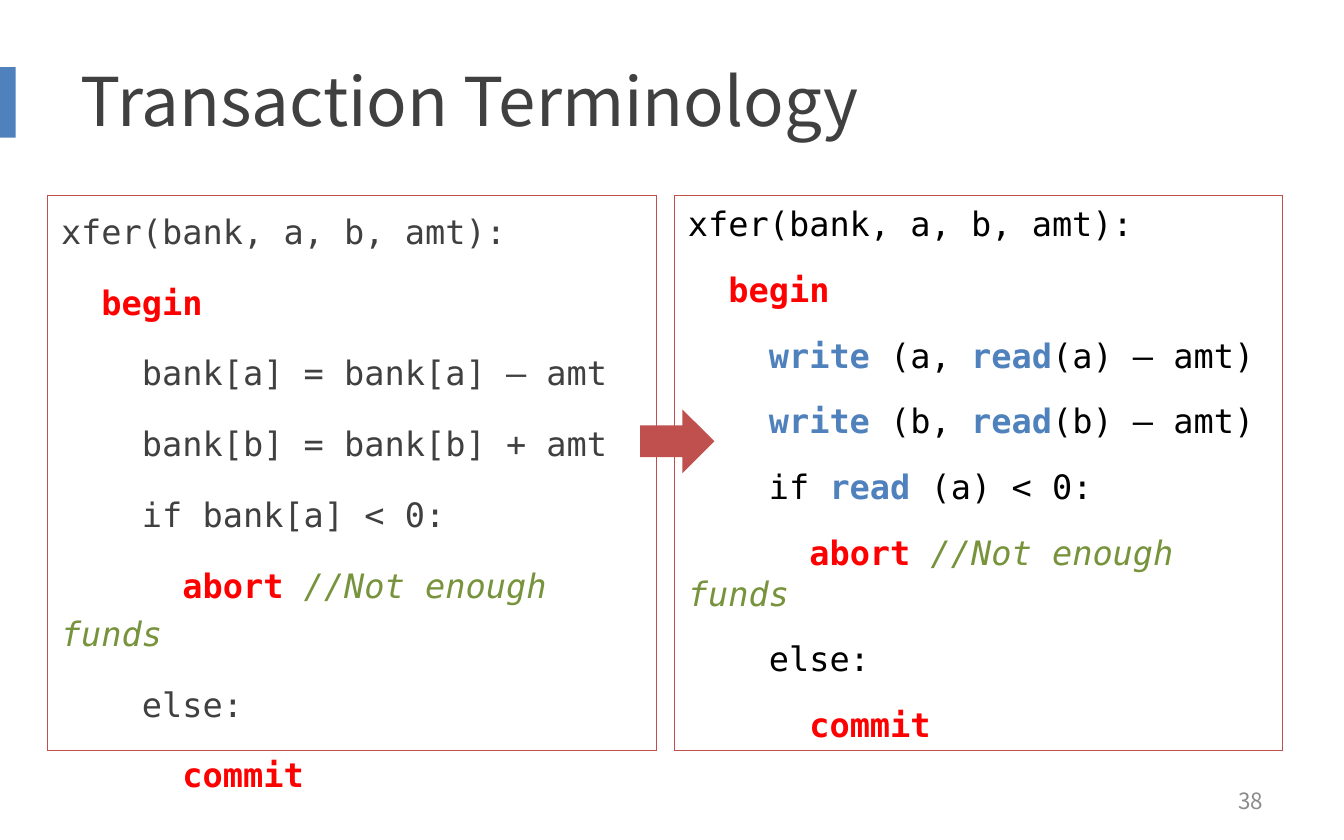
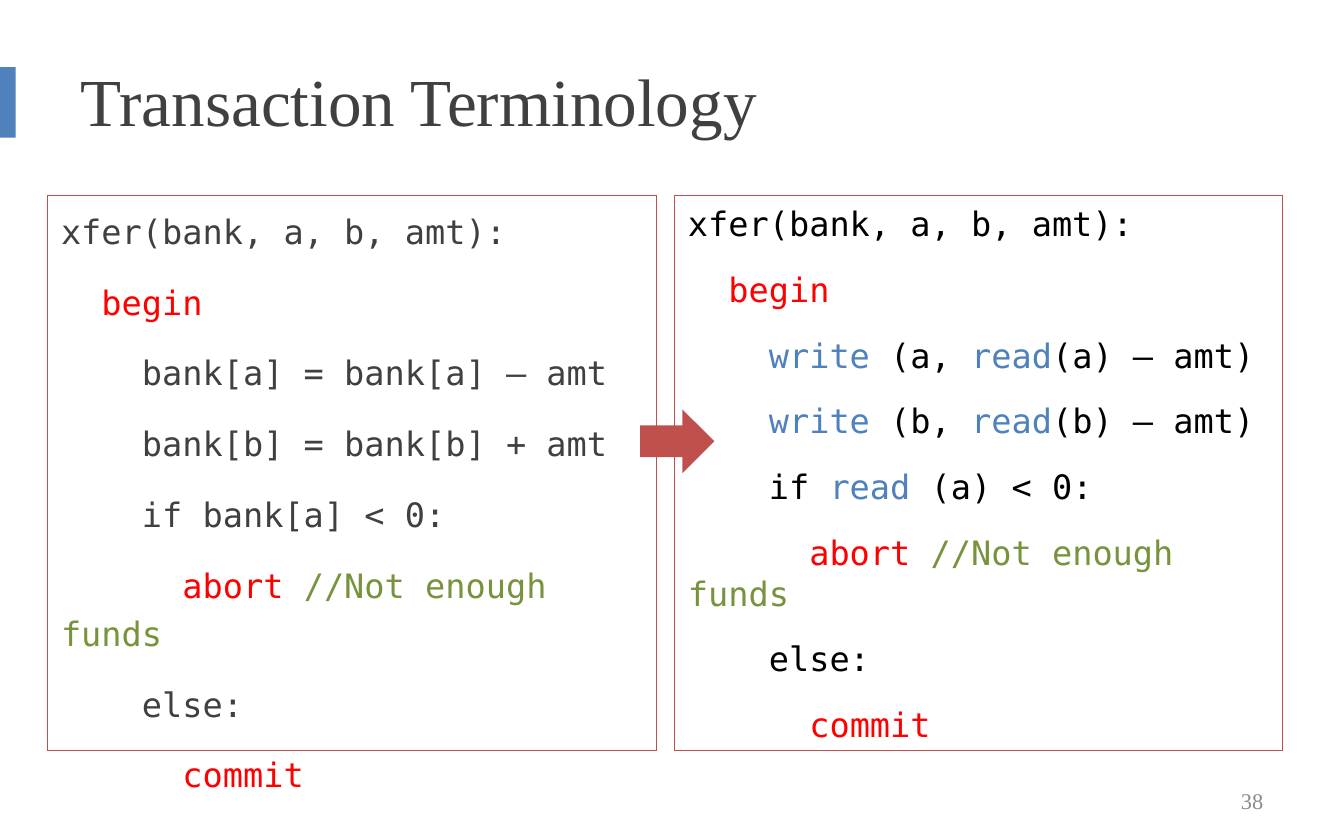
Before and after one commit to yepengpeng-1/2019-2020-autumn-semester, a slide deck: slide 38 of SE-227/slides/CSE-14.pptx. Drawn at 1344x840 pixels with LibreOffice and Linux fonts; fonts in the diff are those of the drawing. Boxes give left, top, right and bottom in pixels: in the first picture for what was removed or moved away, otherwise in the second. Text is boxed around its words. In the diff, an @@ line names an element or a change of style, - is before the commit and + after.

Commit message:
[update] Baskerville Font

```diff
--- a/SE-227/slides/CSE-14.pptx
+++ b/SE-227/slides/CSE-14.pptx
@@ title "Transaction Terminology" at (81,79,757,139): font Noto Sans CJK SC to Times New Roman @@
@@ text at (61,289,546,647): bold off in "begin", "abort", "commit"; italic off in "//Not enough funds" @@
@@ text in rectangle at (688,276,1254,738): bold off in "begin", "write read(a)", "write read(b)", "read" and 2 more places; italic off in "//Not enough funds" @@
@@ page number at (1241,794,1263,809): font Noto Sans CJK SC to Times New Roman @@
```
Also in this commit, not shown: 65 other slides changed.
